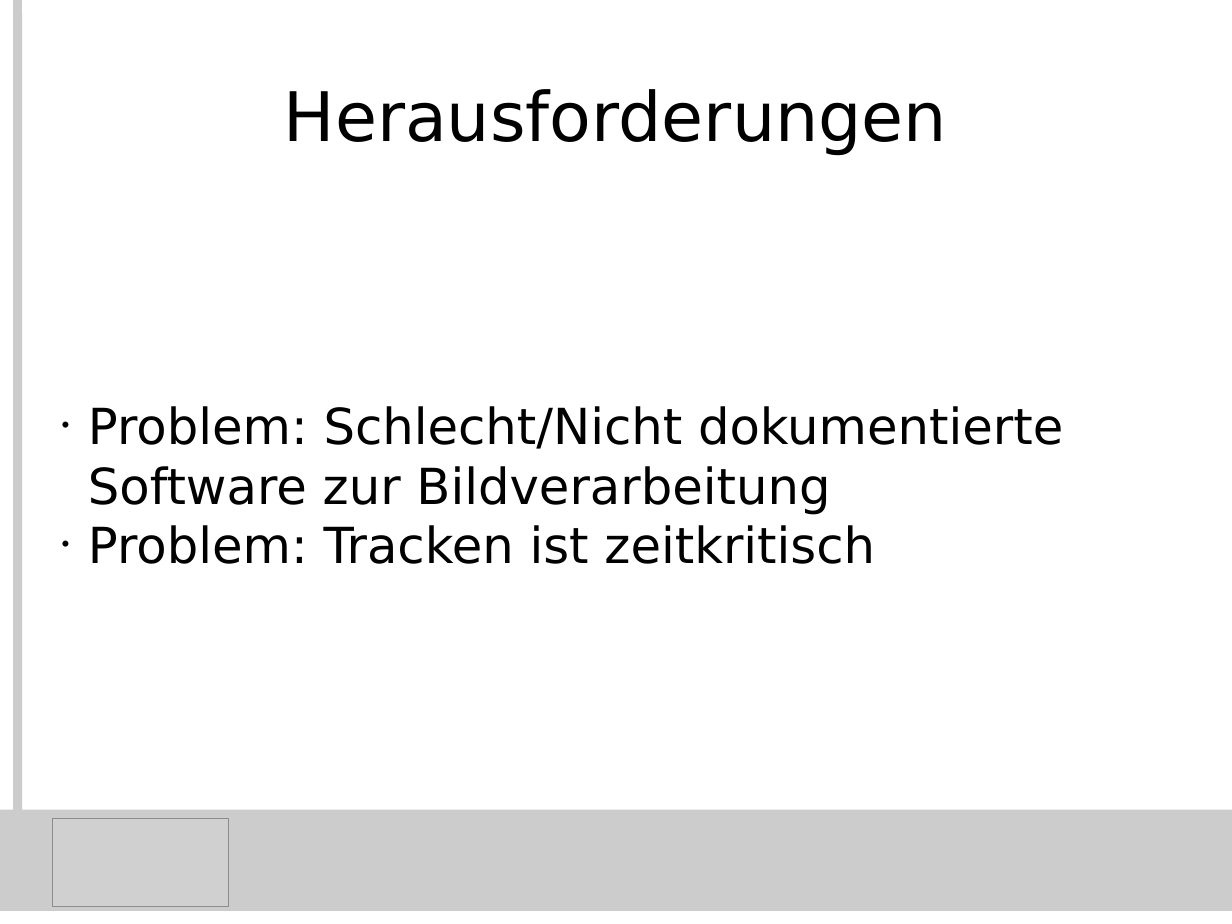
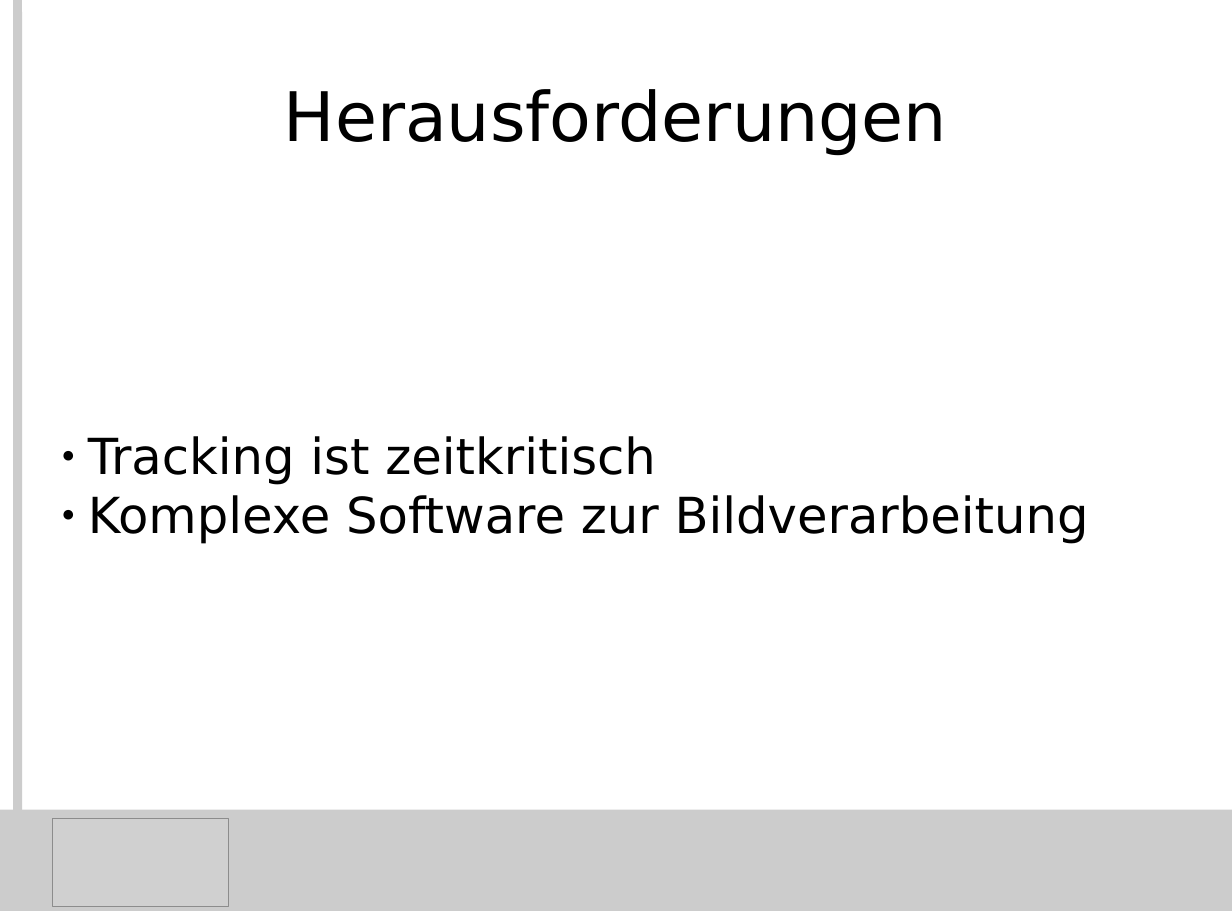
Before and after one commit to KITrokopter/Presentation, a slide deck: slide 3 of camera_module/Folien Kameramodul.odp. Drawn at 1232x924 pixels with LibreOffice and Linux fonts; fonts in the diff are those of the drawing; grey boxes stand for pictures. Boxes give left, top, right and bottom in pixels: in the first picture for what was removed or moved away, otherwise in the second. Text is boxed around its words. In the diff, an @@ line names an element or a change of style, - is before the commit and + after.

```diff
--- a/camera_module/Folien Kameramodul.odp
+++ b/camera_module/Folien Kameramodul.odp
@@ subtitle at <box>88,436,1089,544</box>: text changed @@
-• Problem: Schlecht/Nicht dokumentierte Software zur Bildverarbeitung
-• Problem: Tracken ist zeitkritisch
+● Tracking ist zeitkritisch
+● Komplexe Software zur Bildverarbeitung
```
Also in this commit, not shown: 3 other slides changed, 1 slide added, 1 other file.
